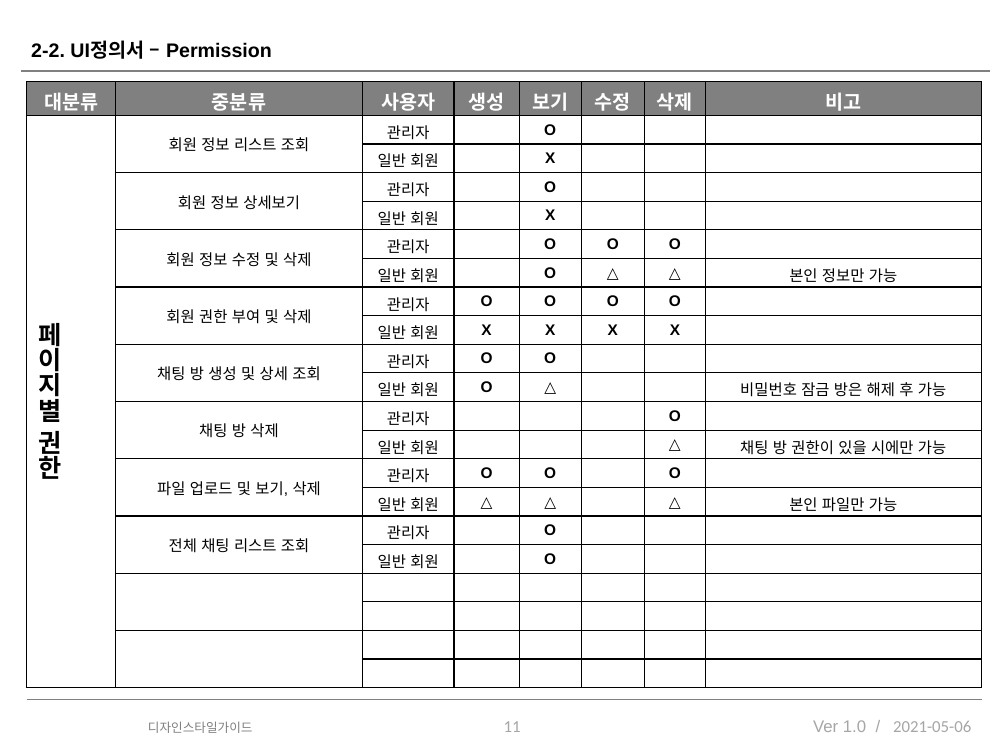
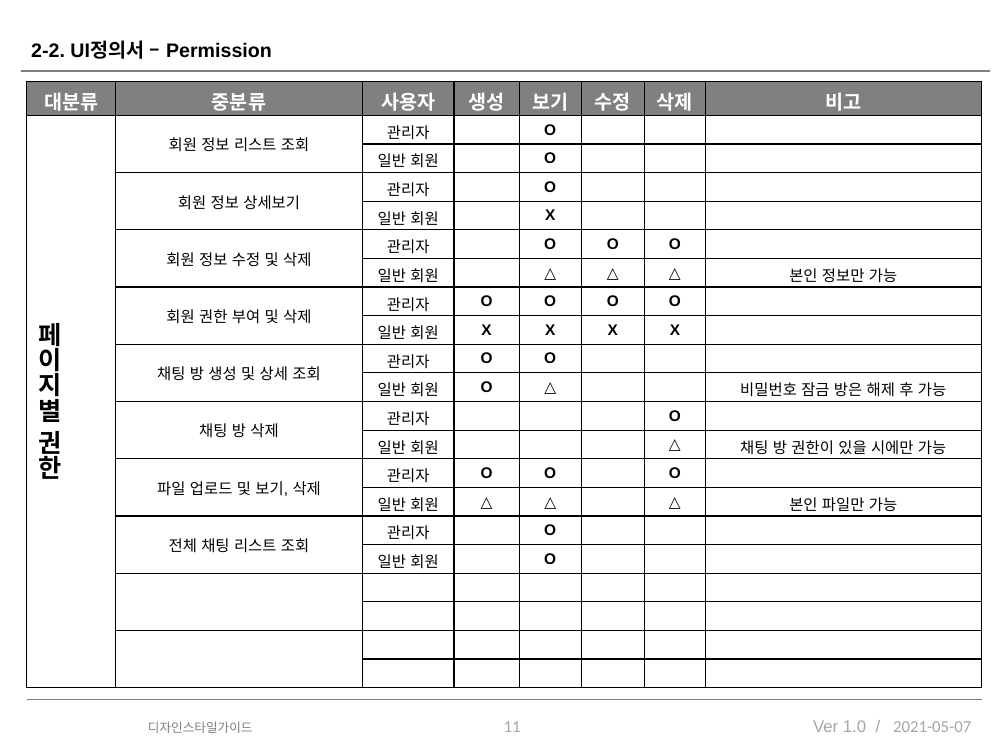
Before and after one commit to xasquatch/Deprecated-----documentX, a slide deck: slide 11 of src/main/webapp/WEB-INF/etc/Side Project.pptx. Drawn at 1008x756 pixels with LibreOffice and Linux fonts; fonts in the diff are those of the drawing; background and template pictures are left out. Boxes give left, top, right and bottom in pixels: in the first picture for what was removed or moved away, otherwise in the second. Text is boxed around its words. In the diff, an @@ line names an element or a change of style, - is before the commit and + after.

```diff
--- a/src/main/webapp/WEB-INF/etc/Side Project.pptx
+++ b/src/main/webapp/WEB-INF/etc/Side Project.pptx
@@ table at bbox=[26, 82, 983, 686] @@
-row 3, column 5: X
+row 3, column 5: O
-row 7, column 5: O
+row 7, column 5: △
@@ text at bbox=[893, 721, 971, 732]: text changed @@
-2021-05-06
+2021-05-07
```
Also in this commit, not shown: 15 other slides changed, 8 slides added, 2 other files.
